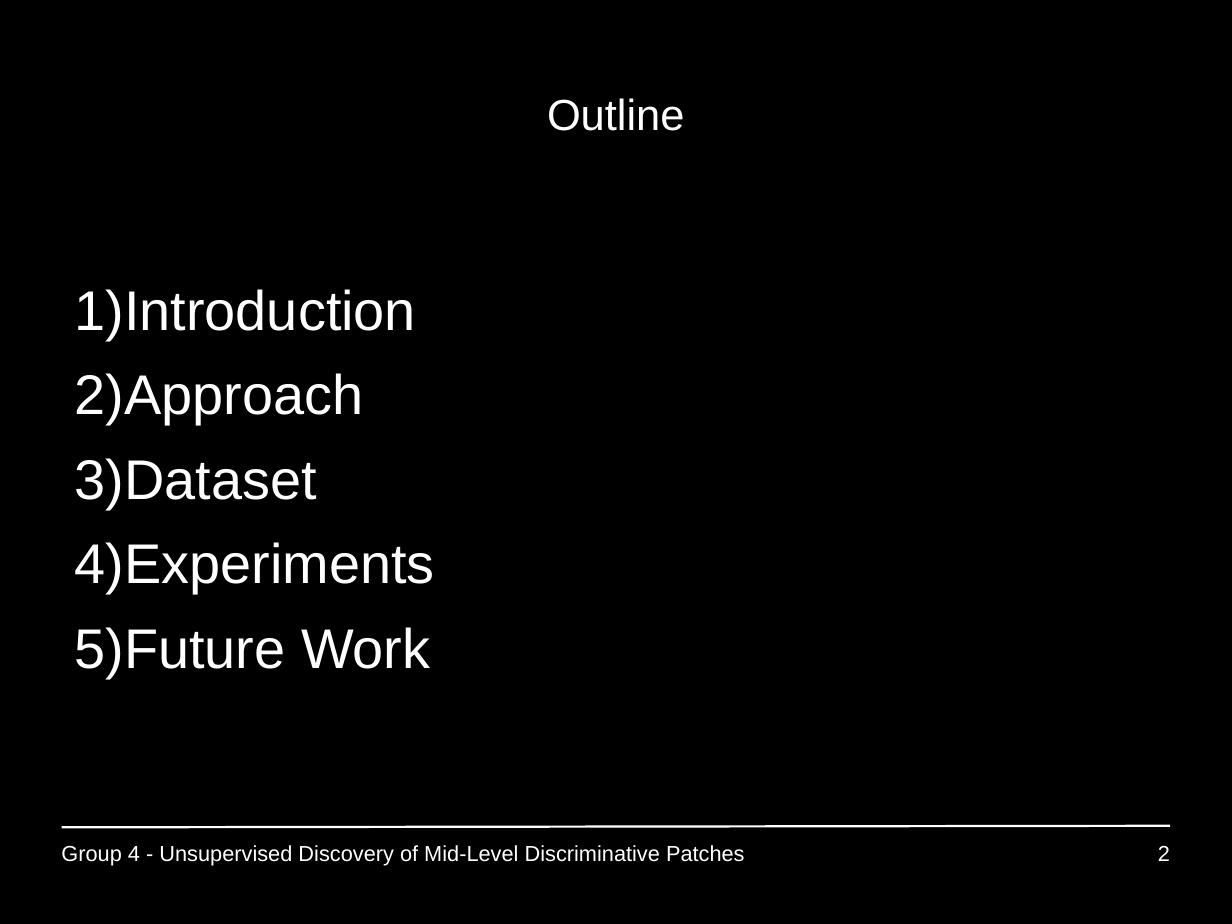
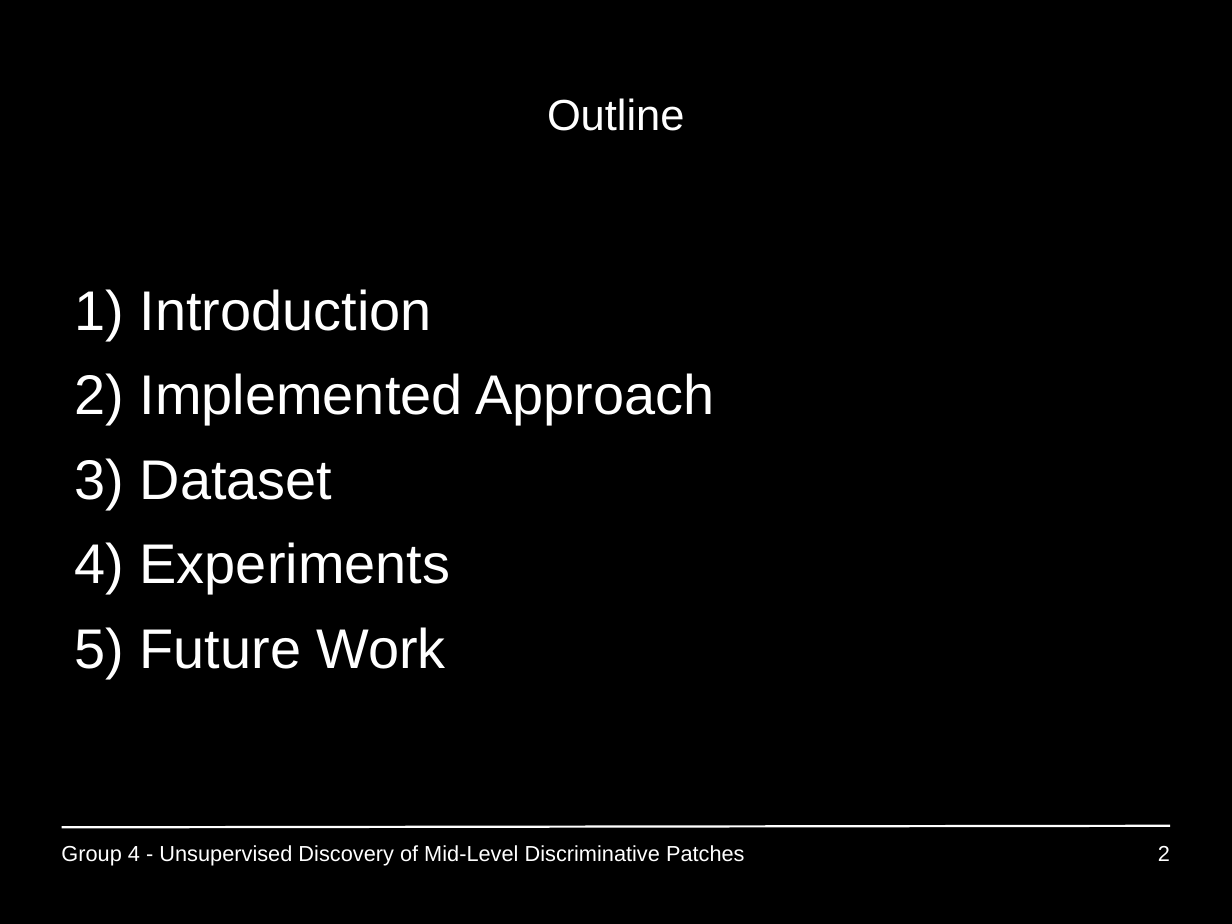
Before and after one commit to GiannisPapadopoulos/DiscriminativePatches, a slide deck: slide 2 of presentations/period3/MAI_Project1_Group4.ppt. Drawn at 1232x924 pixels with LibreOffice and Linux fonts; fonts in the diff are those of the drawing. Boxes give left, top, right and bottom in pixels: in the first picture for what was removed or moved away, otherwise in the second. Text is boxed around its words. In the diff, an @@ line names an element or a change of style, - is before the commit and + after.

```diff
--- a/presentations/period3/MAI_Project1_Group4.ppt
+++ b/presentations/period3/MAI_Project1_Group4.ppt
@@ text at box(140, 373, 714, 424): text changed @@
-2) Approach
+2) Implemented Approach
```
Also in this commit, not shown: 10 other slides changed, 7 slides added.
